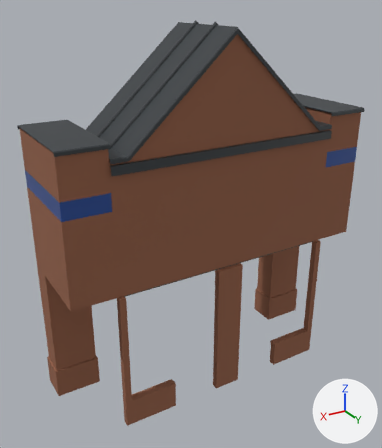
The glTF model public/models/storefront-entry-gabled-brick.glb: old version first, new version second.
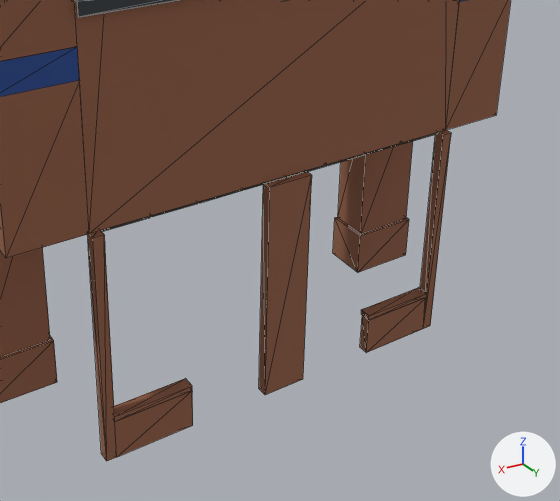
There are two pictures of each version: one whole from a 50 mm lens placed at (17.4, 24.2, 24.8), pointed at (0.8, -3.3, 11.0), one close up on the part from 18% to 100% of the width and 37% to 100% of the height. Lighting does not change. The marker at lower right points along +X, +Y and +Z. The last two pictures show the newer version. The close-ups show mesh edges as thin lines. Vertices at exactly the same position are counted once.

In view in the first close-up: 'gabled-brick-FacadeBrick', 'gabled-brick-FacadeCoping', 'gabled-brick-FacadeSoldierBrick', 'gabled-brick-FacadeTile' and 1 more.
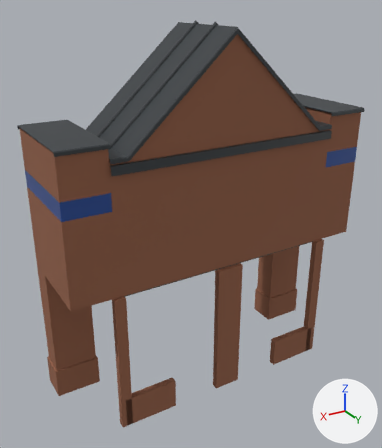
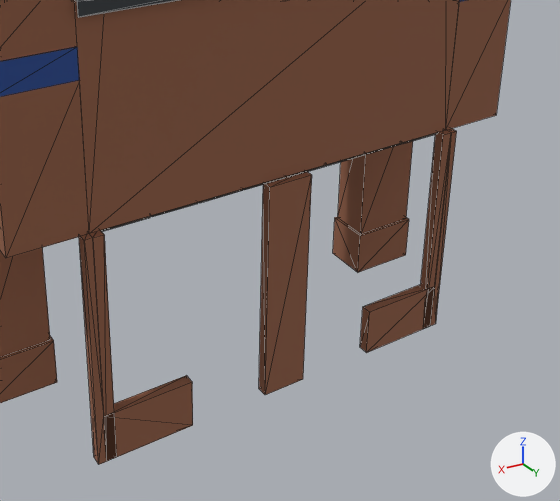
Patch to the scene script:
```diff
--- a/public/models/storefront-entry-gabled-brick.glb.py
+++ b/public/models/storefront-entry-gabled-brick.glb.py
@@ me_continuous_masonry_portal @@
 # used by ob_gabled_brick_facadebrick; location = (0.0, 0.0, 0.0)
-me_continuous_masonry_portal.from_pydata(...)  # 72 vertices, 124 faces; spans x -10.4..10.4, y -6.5..0.2, z 0.0..23.1
+me_continuous_masonry_portal.from_pydata(...)  # 80 vertices, 140 faces; spans x -10.4..10.4, y -6.5..0.2, z 0.0..23.1
+# me_continuous_masonry_portal part 1
+# 7 vertices are removed from x -7.2..7.2, y -0.2..0.2, z 1.6
+# 23 faces are deleted
+# 1 vertex moves from x -4.1, y -0.2, z 1.6 to x -4.1, y 0.2, z 2.0
+# 15 vertices are added at x -7.9..7.9, y -0.2..0.2, z 0.0..9.1
+# 39 new faces join them
 me_continuous_masonry_portal.materials.append(mat_facadebrick)
@@ me_projecting_soldier_plinth @@
 # used by ob_gabled_brick_facadesoldierbrick; location = (0.0, 0.0, 0.0)
-me_projecting_soldier_plinth.from_pydata(...)  # 56 vertices, 84 faces; spans x -10.4..10.4, y -6.6..0.2, z 0.0..17.9
+me_projecting_soldier_plinth.from_pydata(...)  # 40 vertices, 60 faces; spans x -10.4..10.4, y -6.6..-0.1, z 0.0..17.9
+# me_projecting_soldier_plinth part 2: the loose piece of 8 vertices spanning x -7.2..-4.1, y -0.3..0.2, z 1.6..1.8 is deleted
+# me_projecting_soldier_plinth part 3: the loose piece of 8 vertices spanning x 4.1..7.2, y -0.3..0.2, z 1.6..1.8 is deleted
 me_projecting_soldier_plinth.materials.append(mat_facadesoldierbrick)
```

Where the change shows, as pixel boxes [x1, y1, x2, y2] in the close-ups (560 x 501 px):
'gabled-brick-FacadeBrick', reshaped: before [0, 0, 511, 461]; after [0, 0, 511, 464]
'gabled-brick-FacadeSoldierBrick', reshaped: before [0, 0, 427, 422]; after [0, 0, 409, 403]
part 1 of me_continuous_masonry_portal, built on: before [115, 298, 427, 457]; after [79, 128, 457, 464]
part 2 of me_projecting_soldier_plinth, deleted (brown): before [361, 287, 427, 320]
part 3 of me_projecting_soldier_plinth, deleted (brown): before [114, 378, 192, 422]
